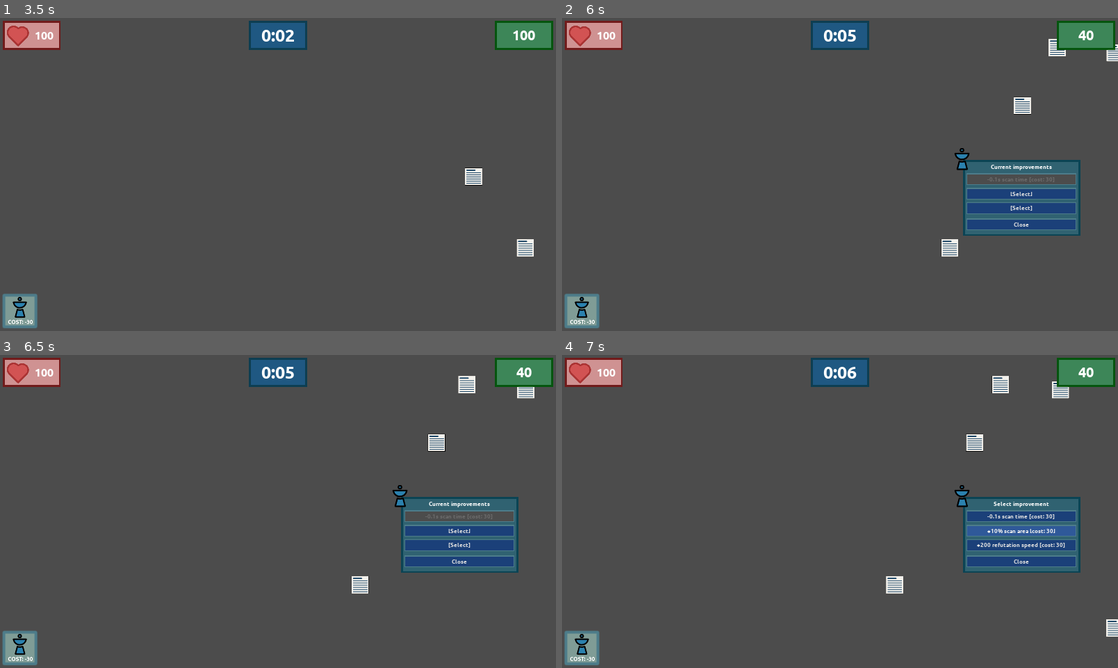
Above: before the commit, frames 1-4 (two rows, left to right).
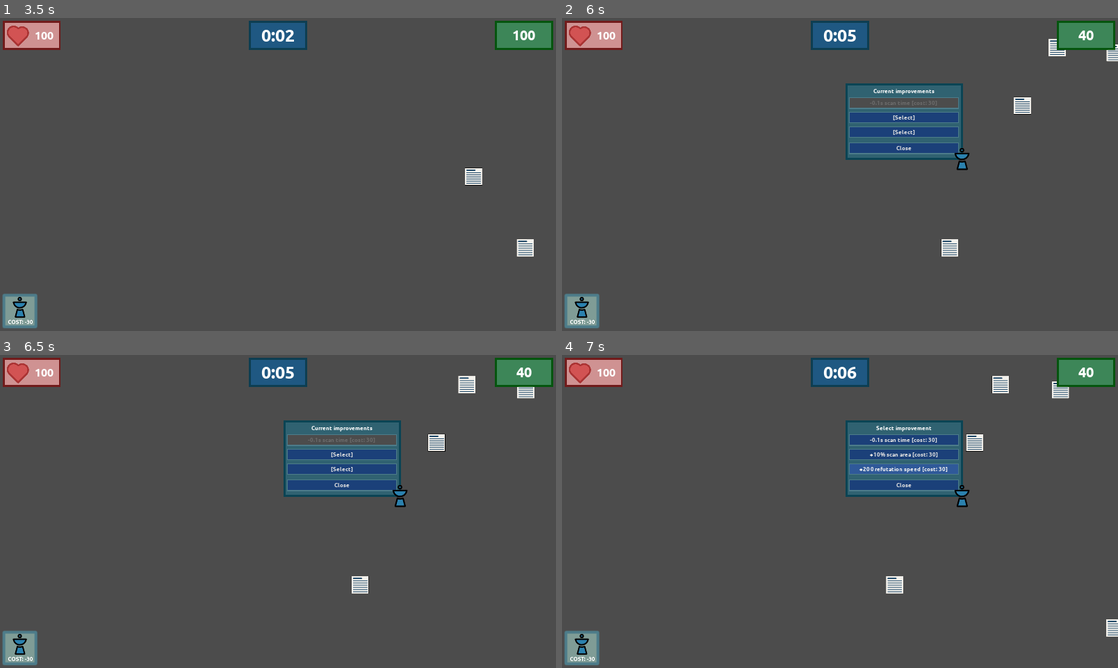
Above: after the commit, the same moments.

Repository: moisesjbc/info-harvest
Game: Godot game, scene res://menus/main_menu/main_menu.tscn
The game is run twice, just before and just after one commit, with the same random seed, the same clock (stepped at 60 frames per second) and the same inputs.
Inputs (mouse positions are in pixels of both pictures, inside the frame that each line leads up to):
- Up to frame 1 (3.5 s): click "NEW GAME" at 0.5 s; click "COST: -30" at 1.25 s; click "COST: -30" at 2 s; click "COST: -30" at 2.75 s
- Up to frame 2 (6 s): tap Enter at 3.5 s; move the mouse to (962, 158) at 3.52 s; click (962, 158) at 3.67 s; click "[Select]" at 4.25 s; click "RESTART GAME" at 5 s; move the mouse to (962, 158) at 5.77 s; click (962, 158) at 5.92 s
- Up to frame 3 (6.5 s): no input
- Up to frame 4 (7 s): click "[Select]" at 6.5 s

Frame 1 is identical in both runs. In frame 2, 9.1% of the frame differs, in the area x 51-94%, y 20-70%; in frame 3, 9.1%; in frame 4, 10%.
Error before the commit: Invalid call. Nonexistent function 'connect' in base 'Nil'. (res://gameplay/menus/improvement_panel.gd:32)
Error after the commit: Invalid call. Nonexistent function 'connect' in base 'Nil'. (res://gameplay/menus/improvement_panel.gd:39)

Commit message:
Adjust position of improvements panel so it is always visible

Diff:
--- a/godot-project/gameplay/data_filter/data_filter.tscn
+++ b/godot-project/gameplay/data_filter/data_filter.tscn
@@ -38,7 +38,7 @@
 texture = ExtResource( 3 )
 
 [node name="improvement_panel" parent="." instance=ExtResource( 4 )]
-visible = false
+position = Vector2( 1, 0 )
 
 [node name="shoot" type="AudioStreamPlayer" parent="."]
 stream = ExtResource( 5 )
--- a/godot-project/gameplay/menus/improvement_panel.gd
+++ b/godot-project/gameplay/menus/improvement_panel.gd
@@ -22,6 +22,13 @@
 	visible = false
 
 
+func adjust_position():
+	if ($panel.get_global_rect().position.x + $panel.get_global_rect().size.x) > get_viewport().size.x:
+		global_position.x -= $panel.get_global_rect().size.x
+	if ($panel.get_global_rect().position.y + $panel.get_global_rect().size.y) > get_viewport().size.y:
+		global_position.y -= $panel.get_global_rect().size.y
+
+
 func open(score_node):
 	visible = true
 	$panel/vbox_container/view.visible = true
@@ -35,6 +42,8 @@
 	$panel/vbox_container/select/reduce_scan_time.text = reduce_scan_time_str
 	$panel/vbox_container/select/increase_scan_area.text = increase_scan_area_str
 	$panel/vbox_container/select/increment_refutation_speed.text = increase_refutation_time_str
+
+	adjust_position()
 
 
 func update_buttons_status(current_score):
--- a/godot-project/gameplay/menus/improvement_panel.tscn
+++ b/godot-project/gameplay/menus/improvement_panel.tscn
@@ -11,6 +11,7 @@
 font_data = ExtResource( 4 )
 
 [node name="improvement_panel" type="Node2D"]
+visible = false
 script = ExtResource( 1 )
 
 [node name="panel" parent="." instance=ExtResource( 2 )]
